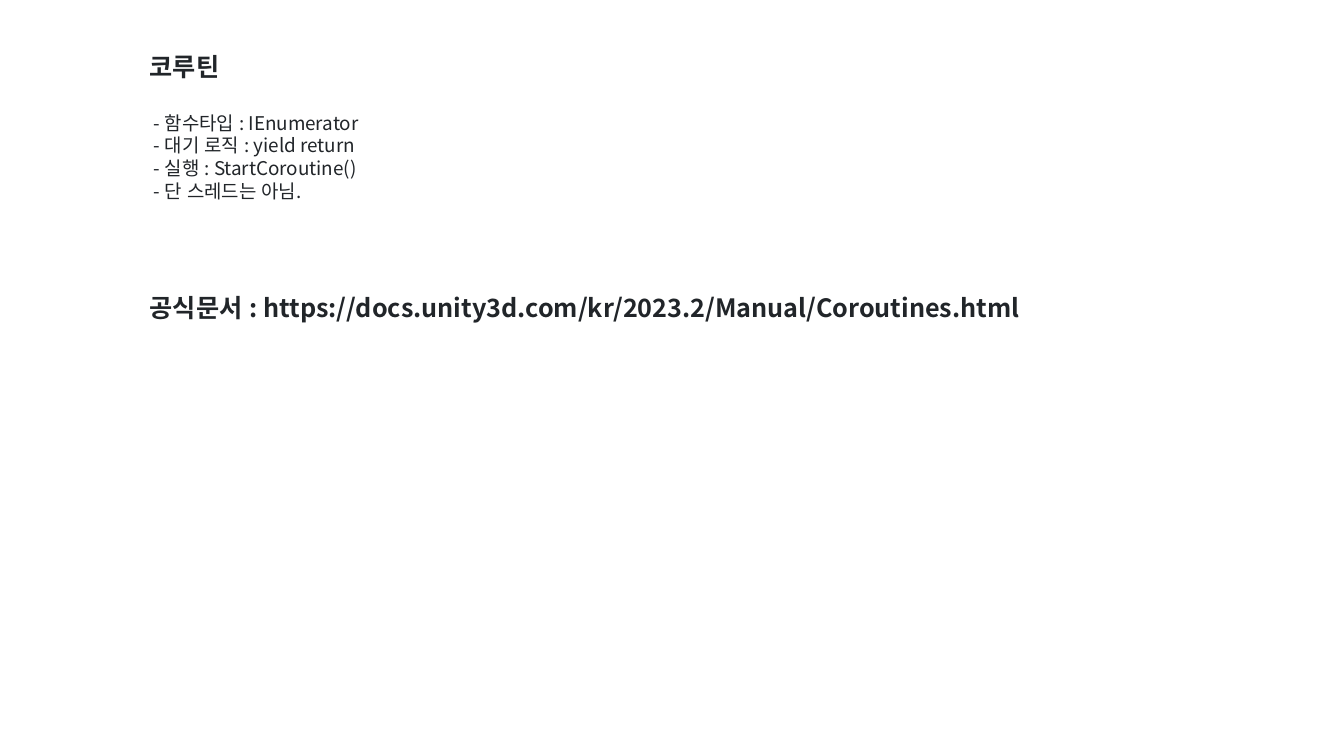
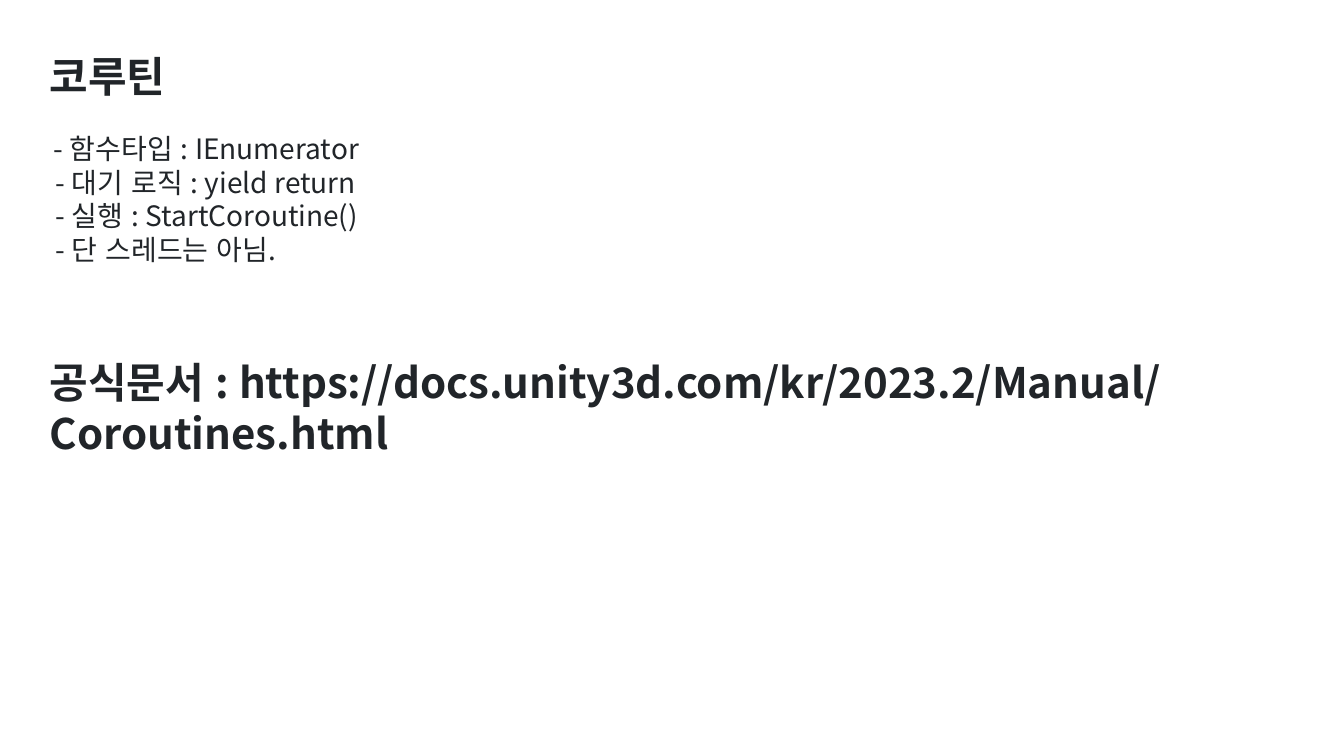
Before and after one commit to SangGyu-Lim/2025_study_lecture, a slide deck: slide 1 of client/lecture/3주차.pptx. Drawn at 1344x756 pixels with LibreOffice and Linux fonts; fonts in the diff are those of the drawing. Boxes give left, top, right and bottom in pixels: in the first picture for what was removed or moved away, otherwise in the second. Text is boxed around its words. In the diff, an @@ line names an element or a change of style, - is before the commit and + after.

```diff
--- a/client/lecture/3주차.pptx
+++ b/client/lecture/3주차.pptx
@@ rectangle "코루틴": place and size @@
-rectangle "코루틴" at [140,45,1193,361]
+rectangle "코루틴" at [39,45,1318,496]
@@ rectangle "코루틴" at [39,45,1318,496]: size 18 to 30 pt in "코루틴", "공식문서 : https://docs.unity3d.com/kr/2023.2/Manual/Coroutines. ..."; size 13.5 to 20 pt in "- 함수타입 : IEnumerator", "- 대기 로직 : yield return", "- 실행 : StartCoroutine()", "- 단 스레드는 아님." @@
```
Also in this commit, not shown: 2 other slides changed.
